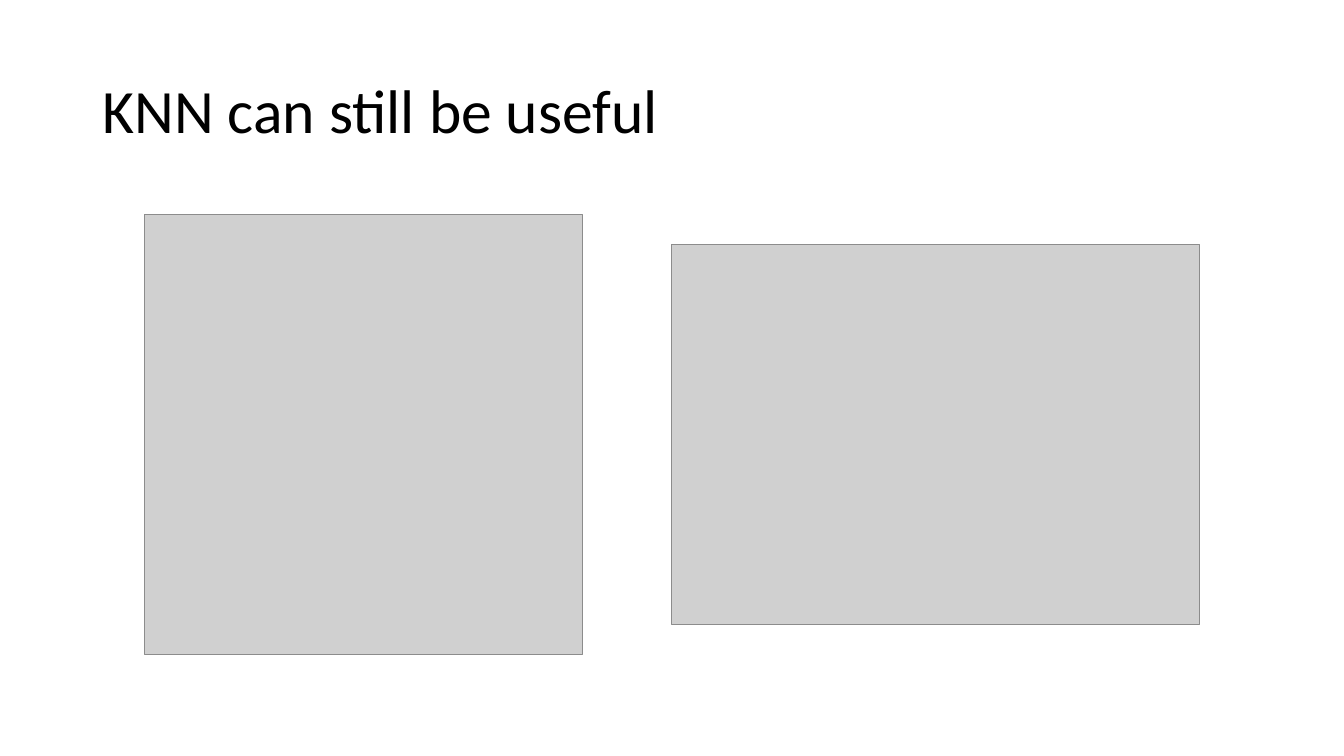
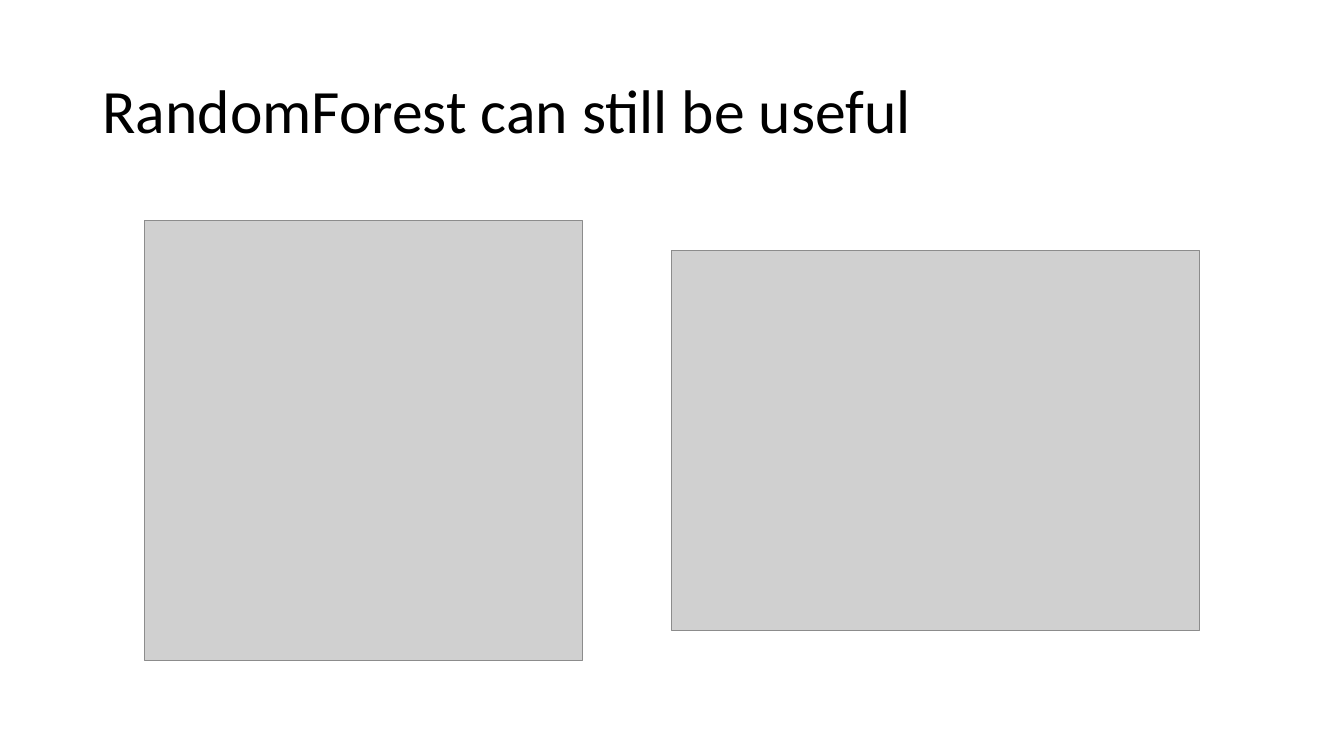
Before and after one commit to rhkhoo/Breast_Cancer_Diagnosis, a slide deck: slide 12 of Predicting Breast Cancer Diagnosis.pptx. Drawn at 1344x756 pixels with LibreOffice and Linux fonts; fonts in the diff are those of the drawing; grey boxes stand for pictures. Boxes give left, top, right and bottom in pixels: in the first picture for what was removed or moved away, otherwise in the second. Text is boxed around its words. In the diff, an @@ line names an element or a change of style, - is before the commit and + after.

```diff
--- a/Predicting Breast Cancer Diagnosis.pptx
+++ b/Predicting Breast Cancer Diagnosis.pptx
@@ title at bbox=[102, 90, 911, 134]: text changed @@
-KNN can still be useful
+RandomForest can still be useful
@@ picture: place and size @@
-picture at bbox=[144, 215, 583, 654]
+picture at bbox=[144, 221, 583, 660]
@@ picture: place and size @@
-picture at bbox=[673, 245, 1200, 625]
+picture at bbox=[673, 251, 1200, 631]
```
Also in this commit, not shown: 4 other slides changed, 7 other files.
